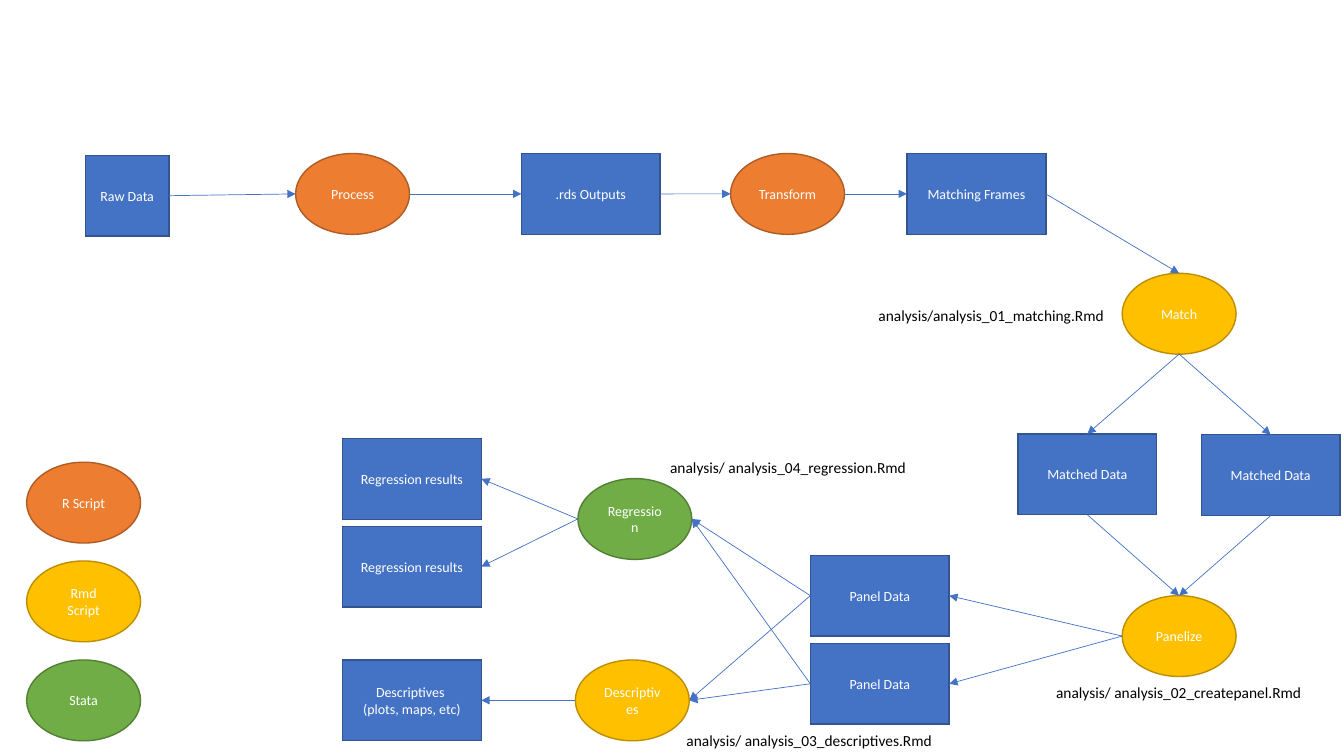
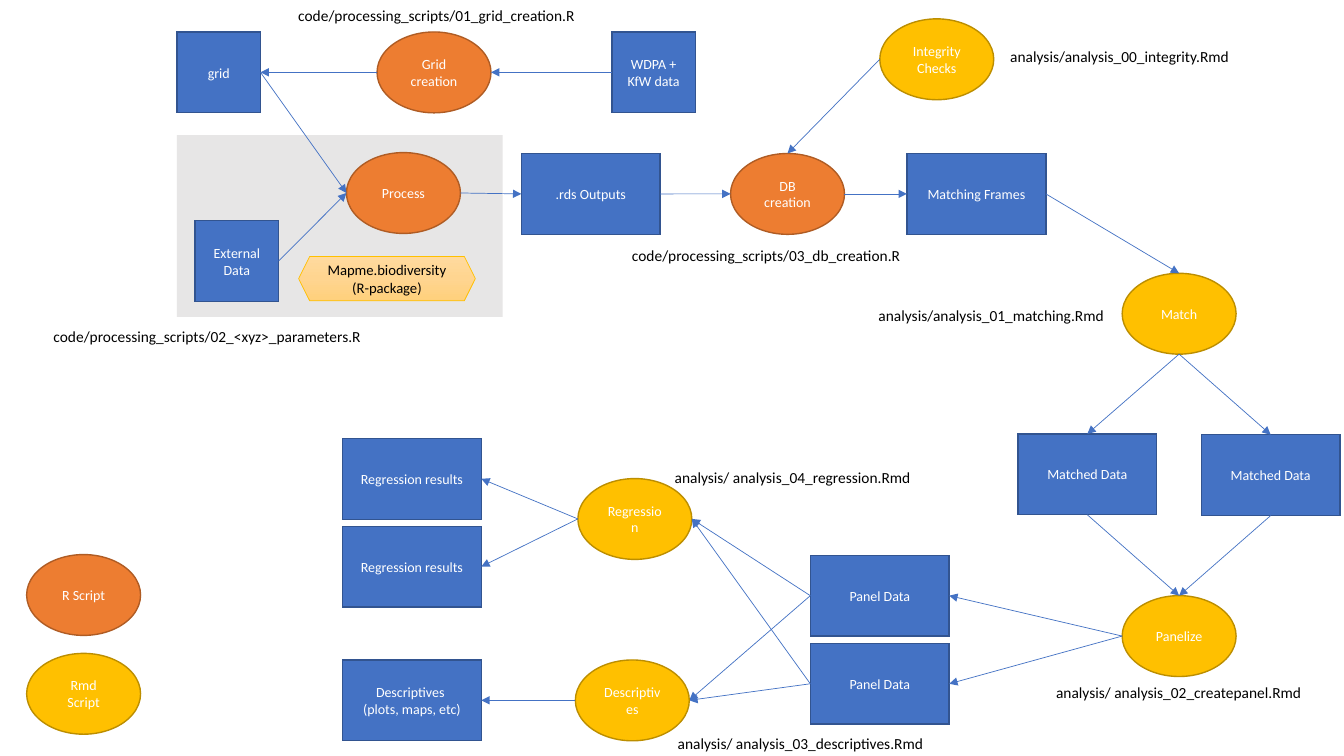
Before and after one commit to openkfw/mapme.protectedareas, a slide deck: slide 1 of analysis/workflow_overview.pptx. Drawn at 1344x756 pixels with LibreOffice and Linux fonts; fonts in the diff are those of the drawing. Boxes give left, top, right and bottom in pixels: in the first picture for what was removed or moved away, otherwise in the second. Text is boxed around its words. In the diff, an @@ line names an element or a change of style, - is before the commit and + after.

```diff
--- a/analysis/workflow_overview.pptx
+++ b/analysis/workflow_overview.pptx
@@ text added at [298, 10, 574, 24], 11 pt, text #000000 @@
+code/processing_scripts/01_grid_creation.R
@@ ellipse added at [880, 19, 994, 100], fill #FFC000, outline #BD8E00 1 pt, 10 pt, text #FFFFFF @@
+Integrity Checks
@@ rectangle added at [177, 32, 261, 113], fill #4472C4, outline #325491 1 pt, 10 pt, text #FFFFFF @@
+grid
@@ ellipse added at [377, 32, 491, 113], fill #ED7D31, outline #AF5C24 1 pt, 10 pt, text #FFFFFF @@
+Grid creation
@@ rectangle added at [612, 32, 696, 113], fill #4472C4, outline #325491 1 pt, 10 pt, text #FFFFFF @@
+WDPA + KfW data
@@ arrow added from (880, 59) to (787, 153), #4472C4 0.5 pt @@
@@ text added at [1010, 51, 1229, 65], 11 pt, text #000000 @@
+analysis/analysis_00_integrity.Rmd
@@ arrow added from (260, 73) to (347, 193), #4472C4 0.5 pt @@
@@ arrow added from (377, 73) to (260, 73), #4472C4 0.5 pt @@
@@ arrow added from (612, 73) to (491, 73), #4472C4 0.5 pt @@
@@ rectangle added at [177, 135, 503, 317], fill #E7E6E6 @@
@@ ellipse "Process": place and size @@
-ellipse "Process" at [295, 153, 409, 234]
+ellipse "Process" at [347, 152, 461, 233]
@@ arrow moved from (169, 196) - (295, 194) to (278, 261) - (347, 193) @@
@@ arrow moved from (409, 194) - (521, 194) to (461, 193) - (521, 194) @@
@@ text in ellipse at [764, 182, 811, 207]: text changed @@
-Transform
+DB creation
@@ rectangle "External Data": place and size @@
-rectangle "External Data" at [86, 155, 169, 236]
+rectangle "External Data" at [195, 221, 278, 301]
@@ text in rectangle at [214, 248, 260, 275]: text changed @@
-Raw Data
+External Data
@@ hexagon added at [298, 256, 475, 300], fill gradient #FFDB9E to #FFD590 to #FFD07C, outline #FFC000 0.5 pt, 10.5 pt, text #000000 @@
+Mapme.biodiversity
+(R-package)
@@ text added at [632, 250, 900, 264], 11 pt, text #000000 @@
+code/processing_scripts/03_db_creation.R
@@ text added at [53, 331, 360, 345], 11 pt, text #000000 @@
+code/processing_scripts/02_<xyz>_parameters.R
@@ ellipse "Regression" at [578, 479, 692, 560]: fill #70AD47 to #FFC000; outline #538035 1 pt to #BD8E00 1 pt @@
@@ text "analysis/ analysis_04_regression.Rmd": place and size @@
-text "analysis/ analysis_04_regression.Rmd" at [670, 462, 905, 476]
+text "analysis/ analysis_04_regression.Rmd" at [675, 472, 910, 486]
@@ ellipse "R Script": place and size @@
-ellipse "R Script" at [26, 463, 140, 543]
+ellipse "R Script" at [26, 555, 140, 635]
@@ ellipse "Rmd Script": place and size @@
-ellipse "Rmd Script" at [26, 562, 140, 642]
+ellipse "Rmd Script" at [26, 653, 140, 734]
@@ ellipse removed at [26, 660, 140, 741] @@
-Stata
@@ text "analysis/ analysis_03_descriptives.Rmd": place and size @@
-text "analysis/ analysis_03_descriptives.Rmd" at [686, 735, 932, 749]
+text "analysis/ analysis_03_descriptives.Rmd" at [678, 738, 923, 752]
```
Also in this commit, not shown: 5 other files.
